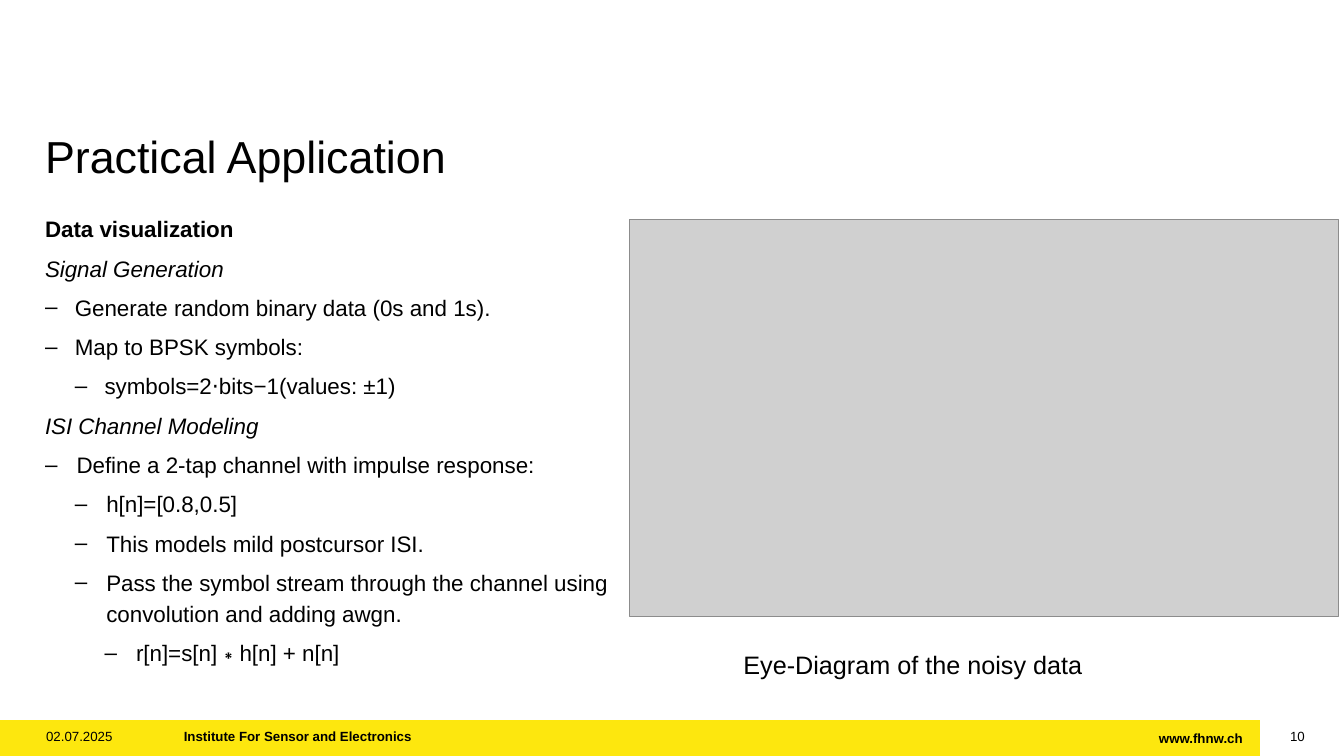
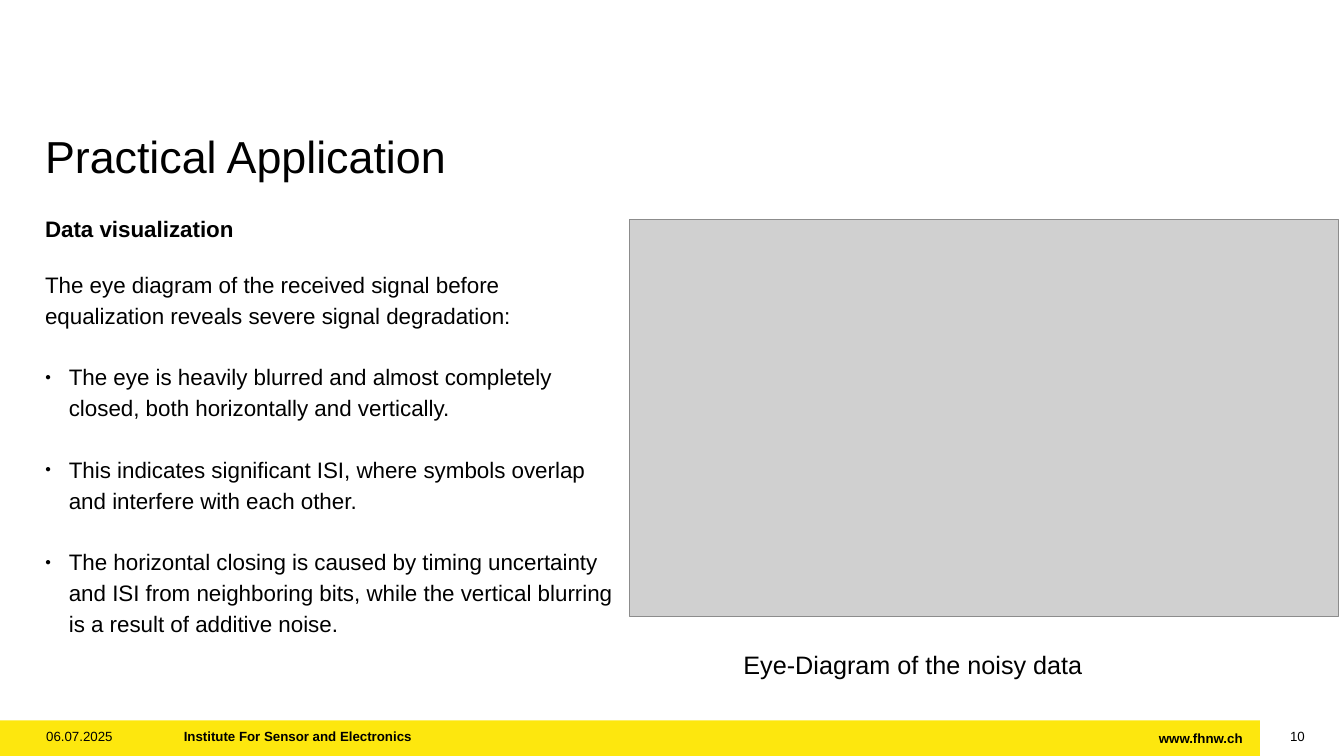
Before and after one commit to ramstal/FS25_MSP_digitalcom, a slide deck: slide 10 of Project_DEFI/MSP_RonnyAmstalden_DEFI.pptx. Drawn at 1344x756 pixels with LibreOffice and Linux fonts; fonts in the diff are those of the drawing; grey boxes stand for pictures; background and template pictures are left out. Boxes give left, top, right and bottom in pixels: in the first picture for what was removed or moved away, otherwise in the second. Text is boxed around its words. In the diff, an @@ line names an element or a change of style, - is before the commit and + after.

```diff
--- a/Project_DEFI/MSP_RonnyAmstalden_DEFI.pptx
+++ b/Project_DEFI/MSP_RonnyAmstalden_DEFI.pptx
@@ text at box(45, 276, 612, 633): text changed @@
-Signal Generation
-– Generate random binary data (0s and 1s).
-– Map to BPSK symbols:
-    – symbols=2⋅bits−1(values: ±1)
-    ISI Channel Modeling
-    – Define a 2-tap channel with impulse response:
-      – h[n]=[0.8,0.5]
-      – This models mild postcursor ISI.
-      – Pass the symbol stream through the channel using convolution and adding awgn.
-        – r[n]=s[n]∗h[n] + n[n]
+The eye diagram of the received signal before equalization reveals severe signal degradation:
+● The eye is heavily blurred and almost completely closed, both horizontally and vertically.
+● This indicates significant ISI, where symbols overlap and interfere with each other.
+● The horizontal closing is caused by timing uncertainty and ISI from neighboring bits, while the vertical blurring is a result of additive noise.
@@ text at box(46, 731, 112, 741): text changed @@
-02.07.2025
+06.07.2025
```
Also in this commit, not shown: 11 other slides changed.
